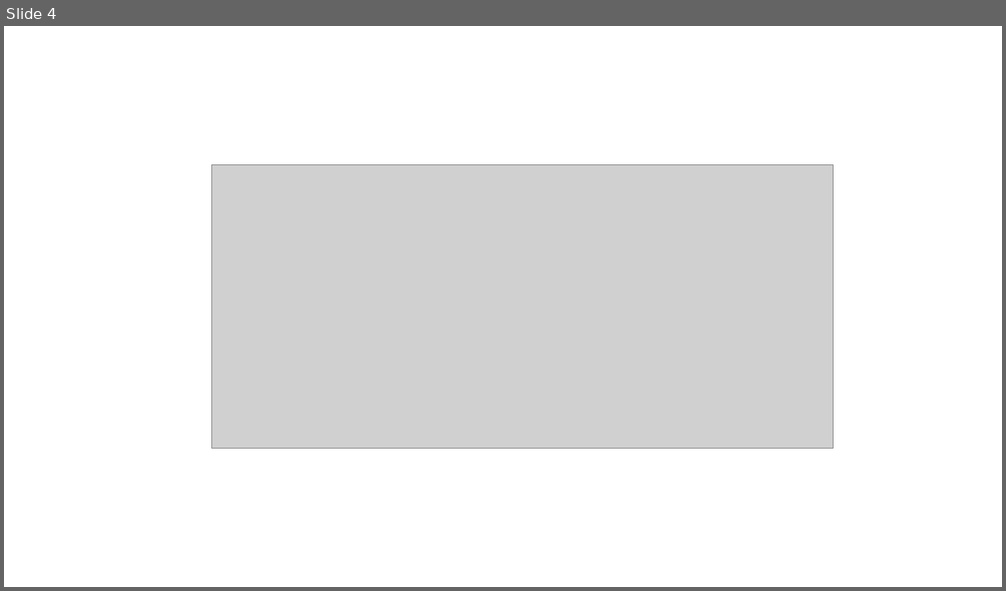
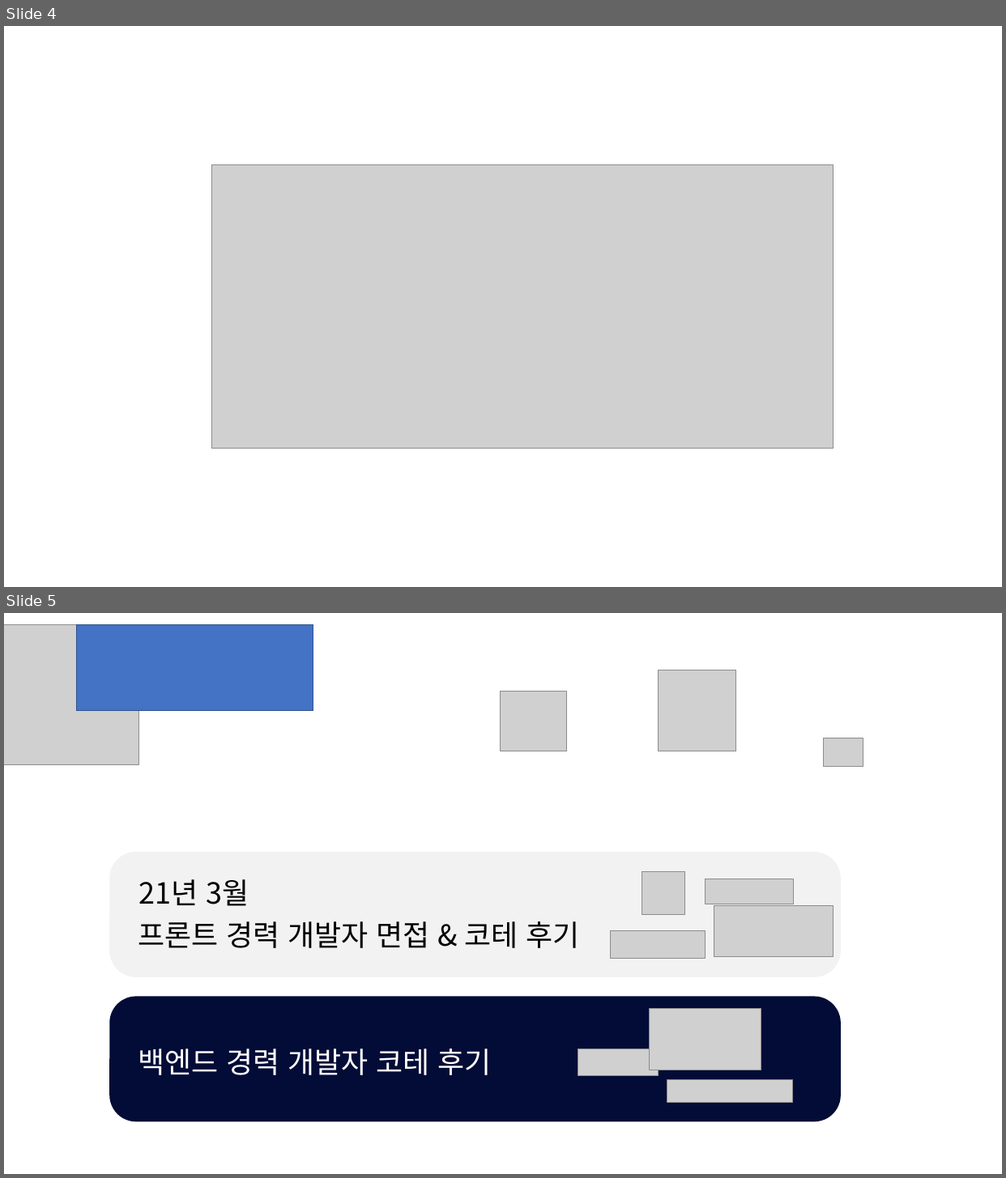
Before and after one commit to brave-people/brave-tech-interview, a slide deck: _raw/img.pptx. Shown one above the other, each under a label of ours: slide 4 before the commit, slides 4 and 5 after it. The pictures are 1006x591 and 1006x1178 pixels, drawn with LibreOffice and Linux fonts; fonts in the diff are those of the drawing; grey boxes stand for pictures. Boxes give left, top, right and bottom in pixels: in the first picture for what was removed or moved away, otherwise in the second. Text is boxed around its words. In the diff, an @@ line names an element or a change of style, - is before the commit and + after.

```diff
--- a/_raw/img.pptx
+++ b/_raw/img.pptx
@@ slide 5 added at box(4, 613, 1002, 1174), background #FFFFFF @@
@@ picture added at box(4, 625, 138, 766) @@
@@ rectangle added at box(77, 625, 313, 711), fill #4472C4, outline #325491 1 pt @@
@@ picture added at box(658, 671, 737, 752) @@
@@ picture added at box(501, 692, 567, 752) @@
@@ picture added at box(824, 738, 863, 767) @@
@@ group added at box(109, 852, 841, 977): 4 pictures, 2 texts, 1 rounded rectangle @@
+21년 3월
+프론트 경력 개발자 면접 & 코테 후기
@@ rounded rectangle added at box(109, 996, 841, 1122), fill #030C36 @@
@@ picture added at box(650, 1009, 761, 1071) @@
@@ text added at box(138, 1049, 491, 1076), 28 pt, text #FFFFFF @@
+백엔드 경력 개발자 코테 후기
@@ picture added at box(578, 1050, 658, 1076) @@
@@ picture added at box(667, 1080, 792, 1102) @@
```
Also in this commit, not shown: 3 other slides added, 1 other file.
